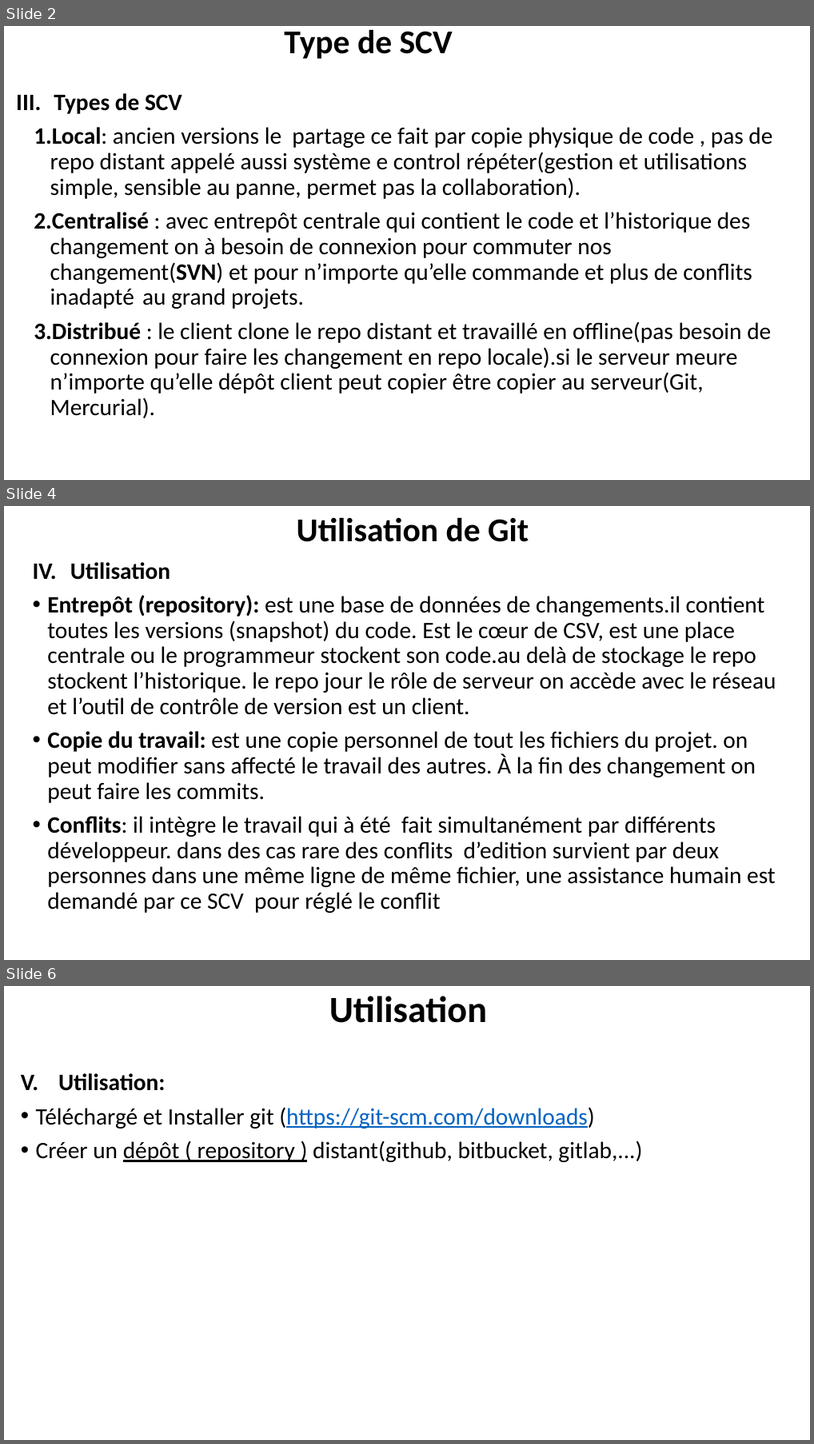
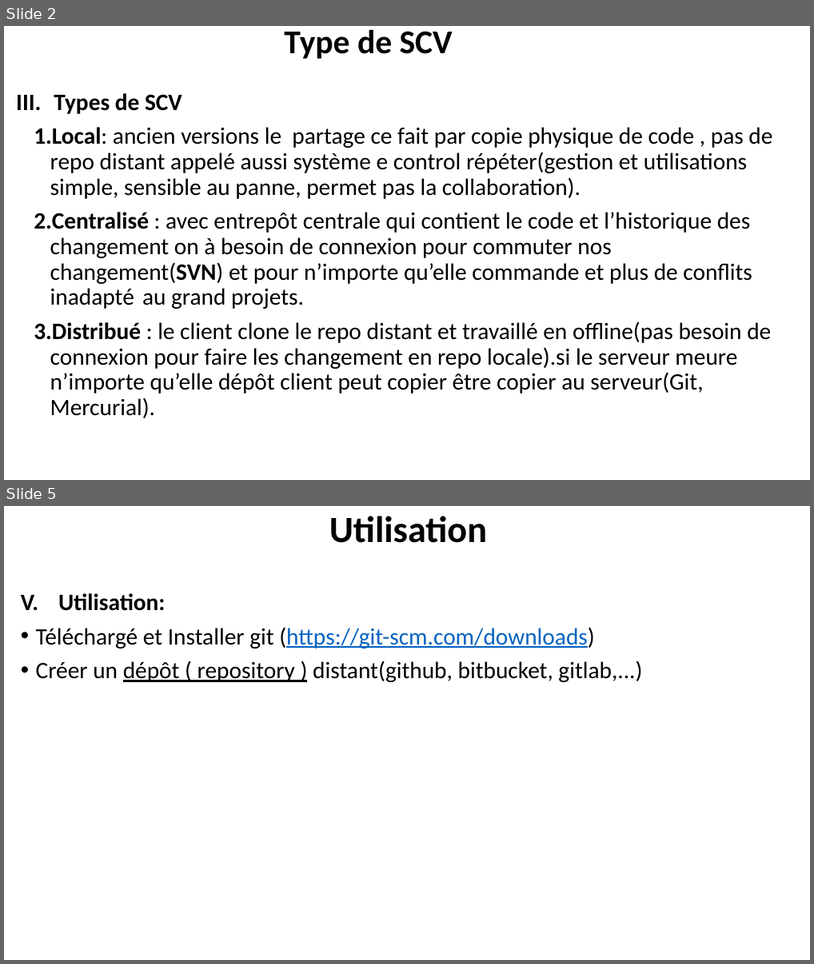
Before and after one commit to belakebiboussad/form, a slide deck: Formation Git.pptx. Shown one above the other, each under a label of ours: slides 2, 4 and 6 before the commit, slides 2 and 5 after it; the slides between them are not shown. The pictures are 814x1444 and 814x964 pixels, drawn with LibreOffice and Linux fonts; fonts in the diff are those of the drawing. Boxes give left, top, right and bottom in pixels: in the first picture for what was removed or moved away, otherwise in the second. Text is boxed around its words. In the diff, an @@ line names an element or a change of style, - is before the commit and + after.

```diff
--- a/Formation Git.pptx
+++ b/Formation Git.pptx
@@ slide 4 removed at (x1=4, y1=506, x2=810, y2=960), background #FFFFFF @@
@@ title removed at (x1=297, y1=517, x2=529, y2=542) @@
-Utilisation de Git
@@ text removed at (x1=47, y1=562, x2=776, y2=912) @@
-IV. Utilisation
-• Entrepôt (repository): est une base de données de changements.il contient toutes les versions (snapshot) du code. Est le cœur de CSV, est une place centrale ou le programmeur stockent son code.au delà de stockage le repo stockent l’historique. le repo jour le rôle de serveur on accède avec le réseau et l’outil de contrôle de version est un client.
-• Copie du travail: est une copie personnel de tout les fichiers du projet. on peut modifier sans affecté le travail des autres. À la fin des changement on peut faire les commits.
-• Conflits: il intègre le travail qui à été fait simultanément par différents développeur. dans des cas rare des conflits d’edition survient par deux personnes dans une même ligne de même fichier, une assistance humain est demandé par ce SCV pour réglé le conflit
@@ what was slide 6 is now slide 5 @@
```
Also in this commit, not shown: 9 slides changed, 1 slide added, 7 other files.
